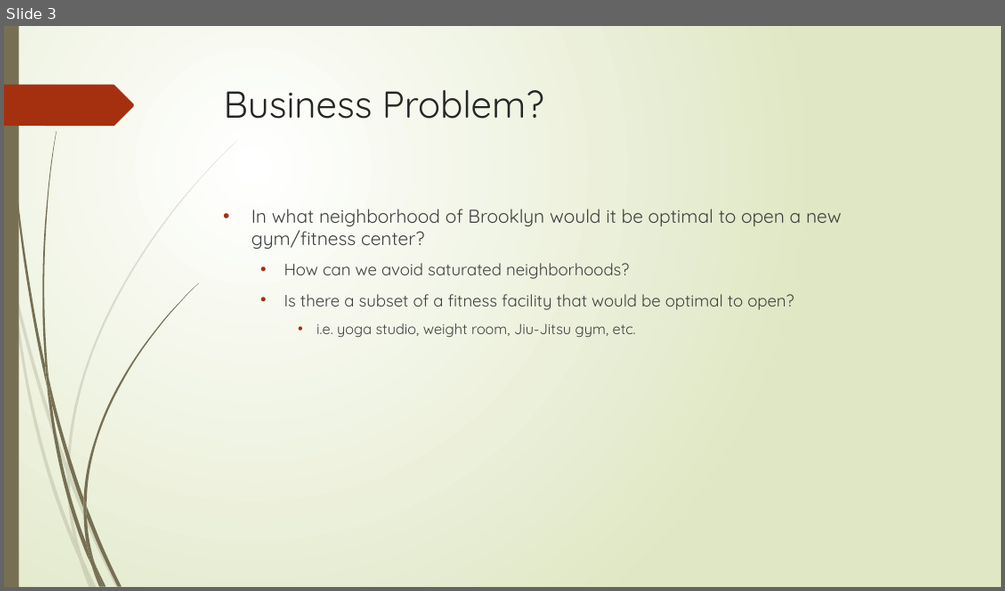
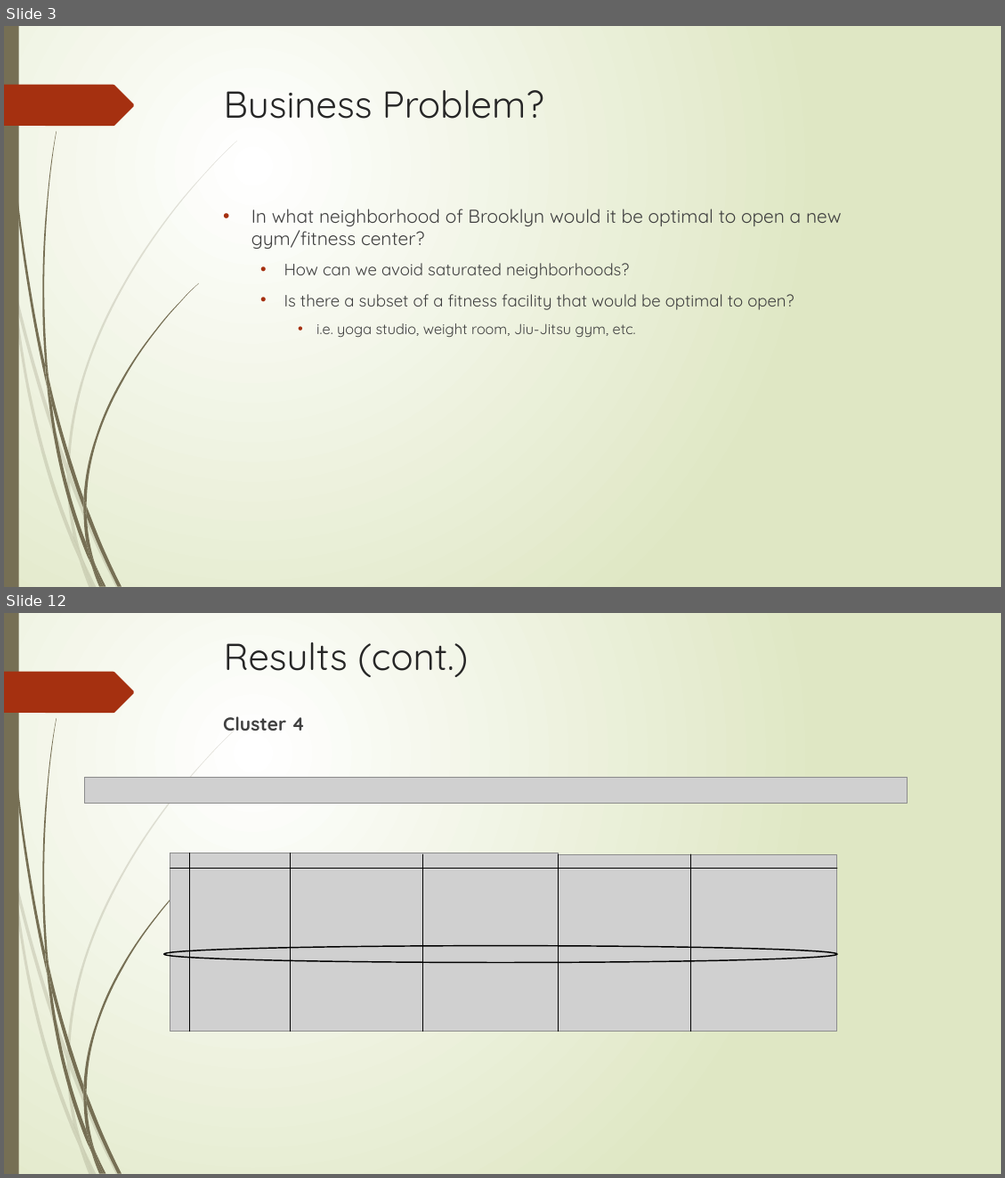
Before and after one commit to ajncle/The-Battle-of-Neighborhoods, a slide deck: Optimal Location for a Gym in Brooklyn.pptx. Shown one above the other, each under a label of ours: slide 3 before the commit, slides 3 and 12 after it; the slides between them are not shown. The pictures are 1005x591 and 1005x1178 pixels, drawn with LibreOffice and Linux fonts; fonts in the diff are those of the drawing; grey boxes stand for pictures. Boxes give left, top, right and bottom in pixels: in the first picture for what was removed or moved away, otherwise in the second. Text is boxed around its words. In the diff, an @@ line names an element or a change of style, - is before the commit and + after.

```diff
--- a/Optimal Location for a Gym in Brooklyn.pptx
+++ b/Optimal Location for a Gym in Brooklyn.pptx
@@ slide 12 added at [4,613,1001,1174], background gradient #FFFFFF to #DFE8C4; not listed: 24 template elements that a slide beside it also shows @@
@@ title added at [224,642,468,677], 36 pt, text #262626 @@
+Results (cont.)
@@ text added at [223,716,305,730], 18 pt, text #404040, bold @@
+Cluster 4
@@ picture added at [85,777,907,803] @@
@@ picture added at [170,853,558,1032] @@
@@ line added from (170, 868) to (837, 868), #000000 0.75 pt @@
@@ line added from (189, 853) to (189, 1031), #000000 0.75 pt @@
@@ line added from (290, 853) to (290, 1031), #000000 0.75 pt @@
@@ line added from (423, 854) to (423, 1031), #000000 0.75 pt @@
@@ picture added at [558,854,837,1031] @@
@@ line added from (558, 854) to (558, 1031), #000000 0.75 pt @@
@@ line added from (691, 854) to (691, 1031), #000000 0.75 pt @@
@@ ellipse added at [164,946,837,962], outline #000000 1.25 pt @@
```
Also in this commit, not shown: 12 other slides added, 1 slide removed.
